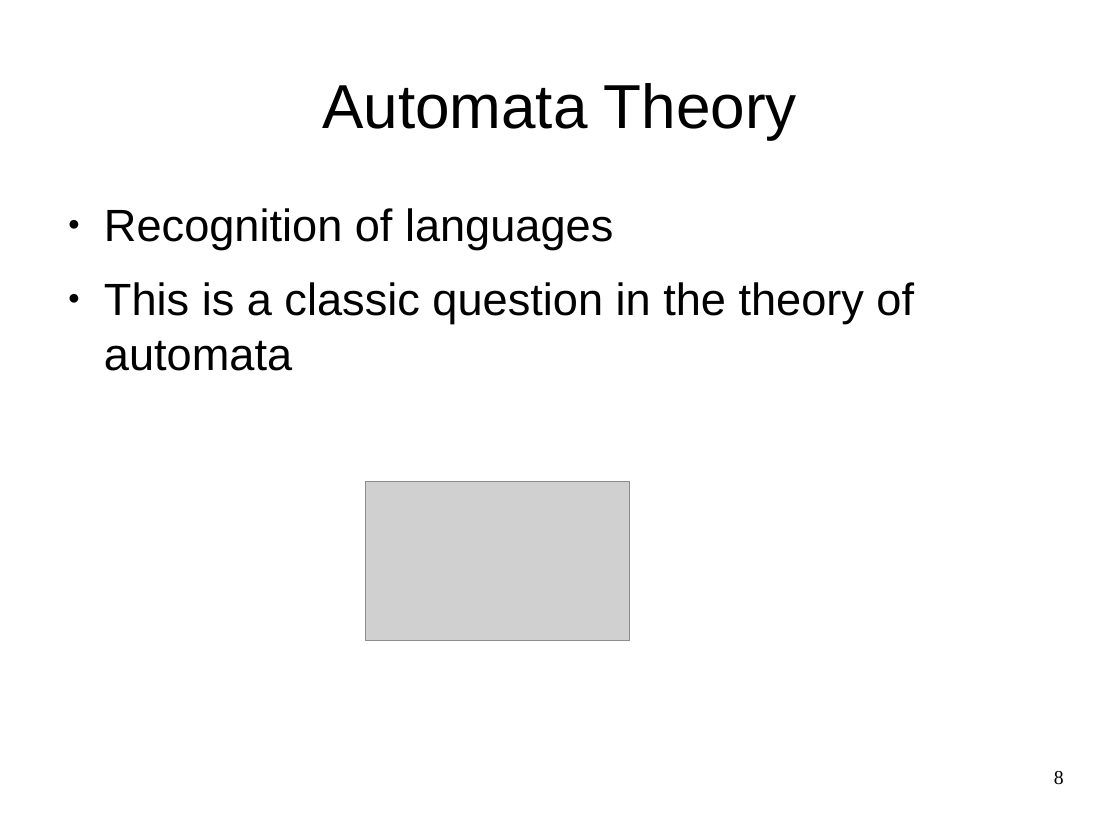
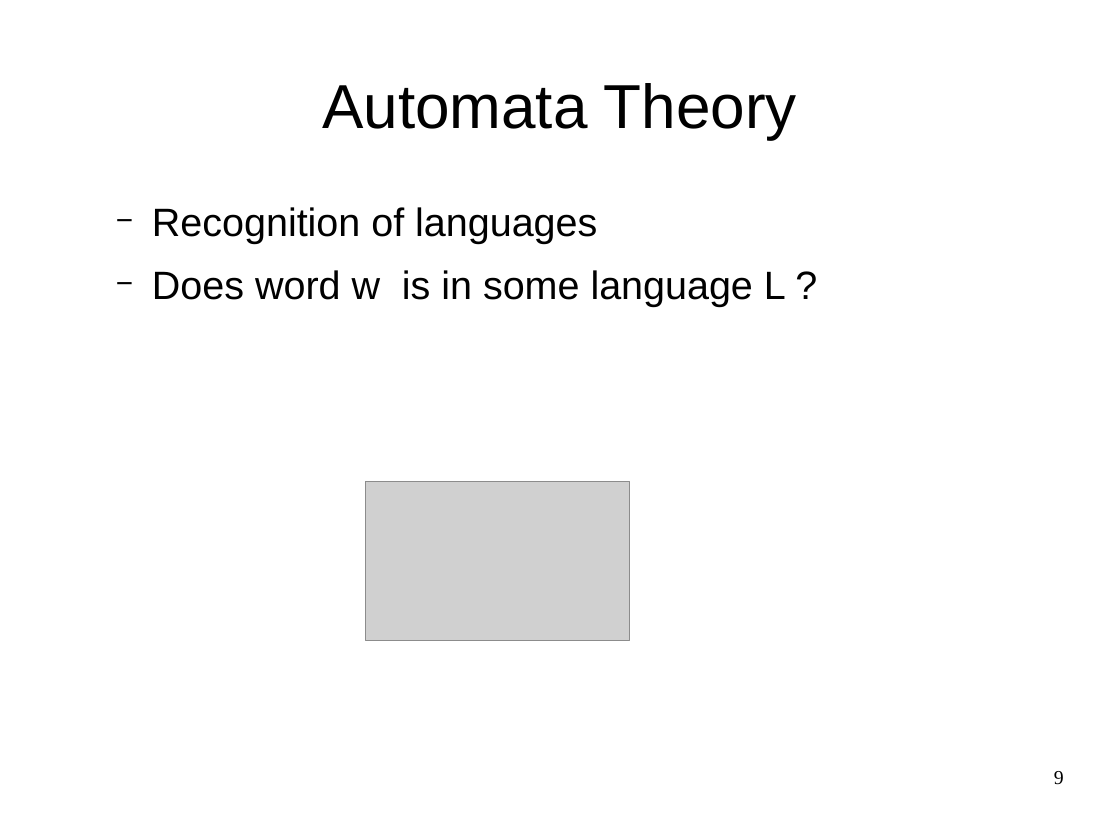
Before and after one commit to OriRoth/fling, a slide deck: slide 9 of Manuscripts/Thesis Seminar/Thesis Seminar.odp (slide 8 before the commit). Drawn at 1120x840 pixels with LibreOffice and Linux fonts; fonts in the diff are those of the drawing; grey boxes stand for pictures. Boxes give left, top, right and bottom in pixels: in the first picture for what was removed or moved away, otherwise in the second. Text is boxed around its words. In the diff, an @@ line names an element or a change of style, - is before the commit and + after.

```diff
--- a/Manuscripts/Thesis Seminar/Thesis Seminar.odp
+++ b/Manuscripts/Thesis Seminar/Thesis Seminar.odp
@@ text at [152, 207, 597, 243]: size 32 to 28 pt in "Recognition of languages"; bullet ● to −; list level 1 to 2 in "Recognition of languages" @@
@@ text at [152, 270, 786, 307]: text changed; size 32 to 28 pt @@
-● This is a classic question in the theory of automata
+  − Does word w is in some language L ?
@@ page number at [1054, 771, 1064, 785]: text changed @@
-8
+9
```
Also in this commit, not shown: 1 other slide changed, 2 slides added, 1 slide removed.
